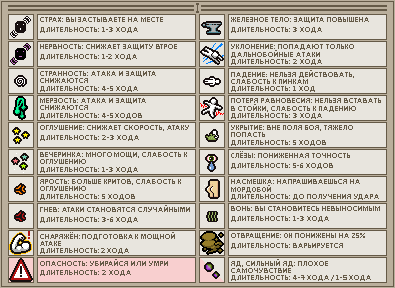
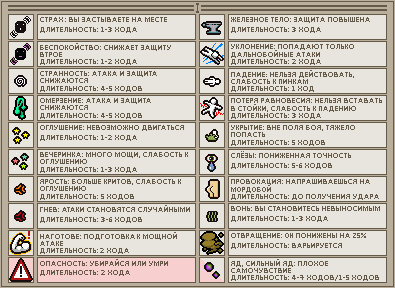
Revision of a layered 395 × 288 image; what changed, layer by layer:
added layer "Второй" in group "Перевод" over [40, 17, 382, 281]
renamed "Layer 1" to "Первый", hid it, painted on it over [40, 17, 381, 281]
